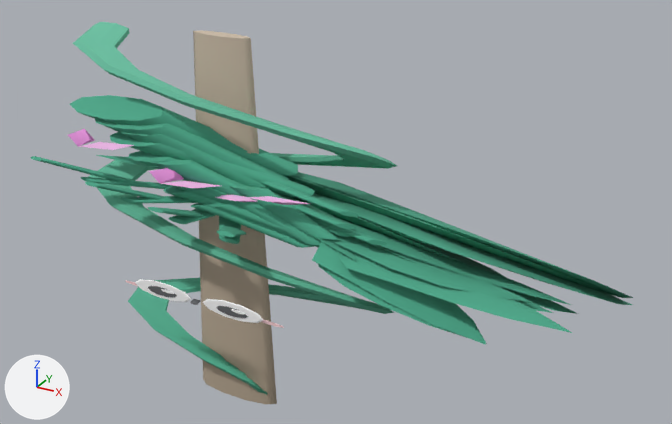
A saved change to the glTF model web-forest/public/model/species/parsonsia-alboflavescens.glb.
Rendered twice from a 50 mm camera at (0.928, -1.604, 1.342) aimed at (0.021, 0.045, 0.518). The axes (+X, +Y, +Z) are drawn at lower left. The lights are the same throughout. The older version comes first. Vertices at exactly the same position are counted once.

The scene before the commit, as lines of its bpy script (objects in view):
```python
me_mesh_0 = bpy.data.meshes.new('Mesh_0')
me_mesh_0.from_pydata(...)  # 427 vertices, 810 faces; spans x -0.09..0.09, y -0.145..0.09, z 0.0..1.0
me_mesh_0.materials.append(mat_flat)
me_mesh_12 = bpy.data.meshes.new('Mesh_12')
me_mesh_12.from_pydata(...)  # 37 vertices, 68 faces; spans x -0.036..0.172, y -0.085..0.019, z -0.167..0.011
me_mesh_12.materials.append(mat_flat)
me_mesh_20 = bpy.data.meshes.new('Mesh_20')
me_mesh_20.from_pydata(...)  # 37 vertices, 68 faces; spans x -0.09..0.195, y -0.079..0.214, z -0.342..0.024
me_mesh_20.materials.append(mat_flat)
ob_body = bpy.data.objects.new('body', None)
ob_body.location = (-0.214, -0.0249, 0.0)
ob_body.scale = (4.56, 1.06, 0.9)
ob_climber = bpy.data.objects.new('climber', me_mesh_0)
ob_climber.parent = ob_body
ob_climber.location = (0.0, 0.0, 0.0)
ob_p12 = bpy.data.objects.new('p12', me_mesh_12)
ob_p12.parent = ob_body
ob_p12.location = (0.0, 0.0, 0.684)
ob_p20 = bpy.data.objects.new('p20', me_mesh_20)
ob_p20.parent = ob_body
ob_p20.location = (0.0, 0.0, 0.795)
# also in view: 'p16' at (0.084, -0.009, 0.559); 'p19' at (0.028, 0.026, 0.572); 'p17' at (-0.027, -0.009, 0.563); 'p10' at (0.099, -0.079, 0.537); 'p4' at (0.183, -0.096, 0.516)
```
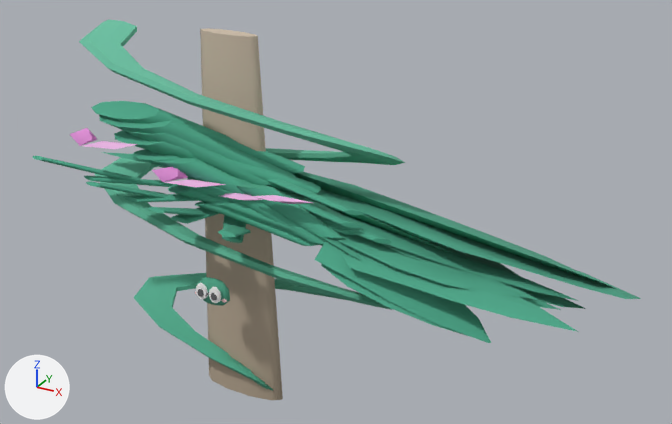
ob_body is not drawn itself; it is the parent of ob_climber, ob_p1, ob_p2, ob_p3, ob_p4, ob_p5, ob_p6, ob_p7.

Changed parts and their boxes [x1, y1, x2, y2] in the pictures (672 x 424 px; the box of a moved part takes in the faces that stretch with it):
```json
{"object": "climber", "change": "reshaped, moved, rescaled", "before": [73, 22, 397, 404], "after": [79, 20, 405, 400]}
{"object": "p19", "change": "moved, rescaled", "before": [196, 135, 606, 294], "after": [91, 101, 616, 289]}
{"object": "p16", "change": "moved, rescaled", "before": [110, 132, 632, 305], "after": [114, 130, 641, 299]}
{"object": "p1", "change": "moved, rescaled", "before": [230, 181, 486, 345], "after": [235, 179, 490, 343]}
{"object": "p20", "change": "reshaped, moved, rescaled", "before": [70, 95, 633, 298], "on screen": "not visible afterwards"}
{"object": "p4", "change": "moved, rescaled", "before": [216, 204, 572, 333], "after": [219, 202, 578, 332]}
{"object": "p17", "change": "moved, rescaled", "before": [95, 119, 505, 277], "after": [99, 115, 521, 277]}
{"object": "p9", "change": "moved, rescaled", "before": [172, 185, 531, 302], "after": [176, 179, 537, 299]}
{"object": "p12", "change": "moved, rescaled", "before": [149, 165, 571, 305], "after": [154, 164, 578, 301]}
{"object": "p2", "change": "moved, rescaled", "before": [230, 195, 487, 344], "after": [235, 192, 491, 343]}
{"object": "p15", "change": "moved, rescaled", "before": [116, 130, 404, 259], "after": [119, 128, 409, 257]}
{"object": "p14", "change": "moved, rescaled", "before": [68, 129, 578, 314], "after": [70, 128, 586, 309]}
{"object": "p11", "change": "moved, rescaled", "before": [150, 159, 359, 262], "after": [154, 158, 363, 261], "on screen": "mostly hidden"}
{"object": "p10", "change": "moved, rescaled", "before": [149, 168, 553, 313], "after": [152, 167, 561, 310]}
{"object": "p18", "change": "moved, rescaled", "before": [31, 156, 172, 189], "after": [33, 156, 174, 187]}
{"object": "p13", "change": "moved, rescaled", "before": [85, 182, 196, 204], "after": [86, 181, 199, 203]}
{"object": "p6", "change": "moved, rescaled", "before": [199, 195, 350, 248], "after": [204, 193, 355, 246]}
{"object": "p5", "change": "moved, rescaled", "before": [219, 214, 314, 248], "after": [223, 212, 319, 246]}
{"object": "p8", "change": "moved, rescaled", "before": [148, 207, 216, 224], "after": [148, 207, 220, 224]}
{"object": "p3", "change": "moved, rescaled", "before": [217, 216, 246, 244], "after": [218, 215, 251, 243], "on screen": "13% wider"}
{"object": "p7", "change": "moved, rescaled", "before": [191, 203, 259, 226], "after": [195, 201, 262, 224], "on screen": "mostly hidden"}
{"object": "p21", "change": "moved, rescaled", "before": [97, 155, 151, 167], "after": [102, 152, 150, 163]}
{"object": "p23", "change": "moved, rescaled", "before": [183, 178, 190, 181], "on screen": "not visible afterwards"}
{"part": 1, "of": "me_mesh_0", "change": "deleted", "before": [190, 299, 201, 305]}
{"part": 2, "of": "me_mesh_0", "change": "moved or reshaped", "before": [125, 279, 283, 327], "after": [196, 277, 230, 303]}
{"part": 3, "of": "me_mesh_0", "change": "recoloured", "before": [126, 280, 283, 328], "after": [197, 278, 230, 306]}
```

Scene script edits in JSON lines:
```json
{"block": "me_mesh_0", "where": "# used by ob_climber; parent = ob_body; location = (0.0, 0.0, 0.0)"}
{"op": "remove", "block": "me_mesh_0", "code": "me_mesh_0.from_pydata(...)  # 427 vertices, 810 faces; spans x -0.09..0.09, y -0.145..0.09, z 0.0..1.0"}
{"op": "add", "block": "me_mesh_0", "code": "me_mesh_0.from_pydata(...)  # 469 vertices, 890 faces; spans x -0.09..0.09, y -0.112..0.09, z 0.0..1.0"}
{"block": "me_mesh_0", "change": "me_mesh_0 part 1: the loose piece of 38 vertices spanning x -0.002..0.002, y -0.145..-0.125, z 0.369..0.374 is deleted"}
{"block": "me_mesh_0", "change": "me_mesh_0 part 2"}
{"block": "me_mesh_0", "change": "30 vertices are removed from x -0.04..0.046, y -0.138..-0.12, z 0.359..0.394"}
{"block": "me_mesh_0", "change": "194 faces are deleted"}
{"block": "me_mesh_0", "change": "146 vertices move from x -0.048..0.048, y -0.138..-0.12, z 0.351..0.396 to x -0.01..0.01, y -0.11..-0.075, z 0.33..0.4"}
{"block": "me_mesh_0", "change": "28 vertices are added at x -0.004..0.01, y -0.11..-0.08, z 0.356..0.407"}
{"block": "me_mesh_0", "change": "194 new faces join them"}
{"block": "me_mesh_0", "change": "me_mesh_0 part 3: 84 kept faces spanning x -0.01..0.01, y -0.11..-0.075, z 0.33..0.4 get new vertex colours"}
{"block": "me_mesh_0", "change": "other edits to the shape of me_mesh_0 do not show in these pictures"}
{"block": "me_mesh_20", "where": "# used by ob_p20; parent = ob_body; location = (0.0, 0.0, 0.795)"}
{"op": "remove", "block": "me_mesh_20", "code": "me_mesh_20.from_pydata(...)  # 37 vertices, 68 faces; spans x -0.09..0.195, y -0.079..0.214, z -0.342..0.024"}
{"op": "add", "block": "me_mesh_20", "code": "me_mesh_20.from_pydata(...)  # 10 vertices, 16 faces; spans x 0.0..0.086, y -0.019..0.022, z -0.027..0.0"}
{"block": "me_mesh_20", "change": "me_mesh_20 part 4: the whole mesh is rebuilt"}
{"op": "set", "path": "ob_body.location", "old": "(-0.214, -0.0249, 0.0)", "new": "(-0.211, -0.00271, 0.0)"}
{"op": "set", "path": "ob_body.scale", "old": "(4.56, 1.06, 0.9)", "new": "(4.59, 1.2, 0.9)"}
{"op": "set", "path": "ob_p20.location", "old": "(0.0, 0.0, 0.795)", "new": "(0.0, 0.0, 0.65)"}
```
